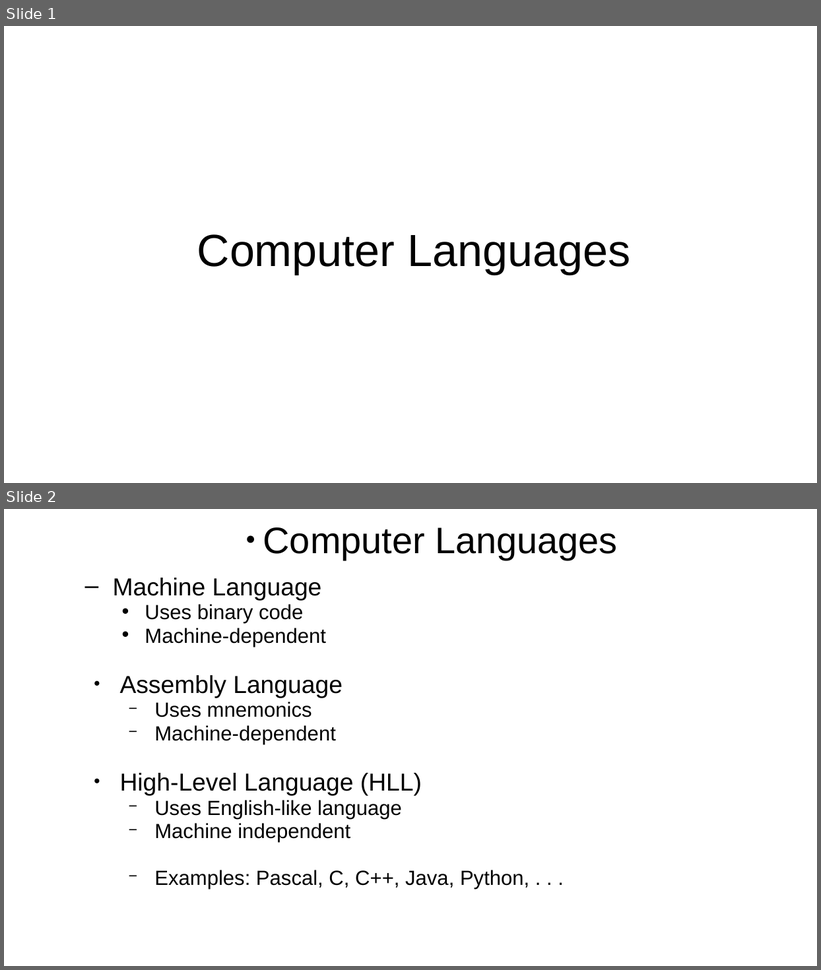
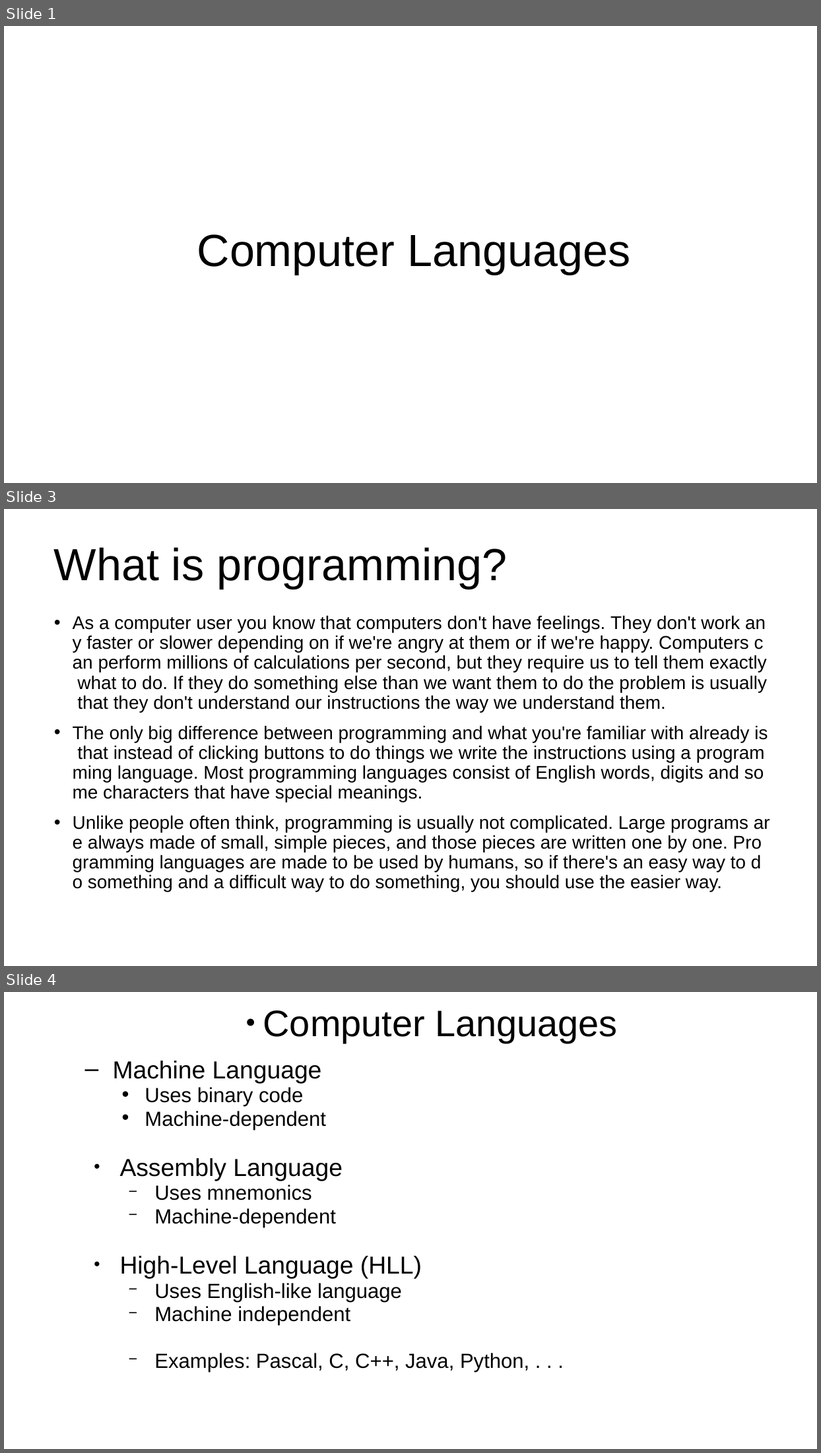
Before and after one commit to UsmanTahirKiani/visualizations, a slide deck: BDA.pptx. Shown one above the other, each under a label of ours: slides 1 and 2 before the commit, slides 1, 3 and 4 after it; the slides between them are not shown. The pictures are 821x970 and 821x1453 pixels, drawn with LibreOffice and Linux fonts; fonts in the diff are those of the drawing. Boxes give left, top, right and bottom in pixels: in the first picture for what was removed or moved away, otherwise in the second. Text is boxed around its words. In the diff, an @@ line names an element or a change of style, - is before the commit and + after.

```diff
--- a/BDA.pptx
+++ b/BDA.pptx
@@ slide 3 added at [4, 509, 817, 966], background #FFFFFF @@
@@ title added at [54, 547, 507, 588], 44 pt, text #000000 @@
+What is programming?
@@ subtitle added at [73, 615, 768, 892], 18 pt, text #000000 @@
+• As a computer user you know that computers don't have feelings. They don't work any faster or slower depending on if we're angry at them or if we're happy. Computers can perform millions of calculations per second, but they require us to tell them exactly what to do. If they do something else than we want them to do the problem is usually that they don't understand our instructions the way we understand them.
+• The only big difference between programming and what you're familiar with already is that instead of clicking buttons to do things we write the instructions using a programming language. Most programming languages consist of English words, digits and some characters that have special meanings.
+• Unlike people often think, programming is usually not complicated. Large programs are always made of small, simple pieces, and those pieces are written one by one. Programming languages are made to be used by humans, so if there's an easy way to do something and a difficult way to do something, you should use the easier way.
@@ what was slide 2 is now slide 4 @@
```
Also in this commit, not shown: 3 slides changed, 1 other slide added.
